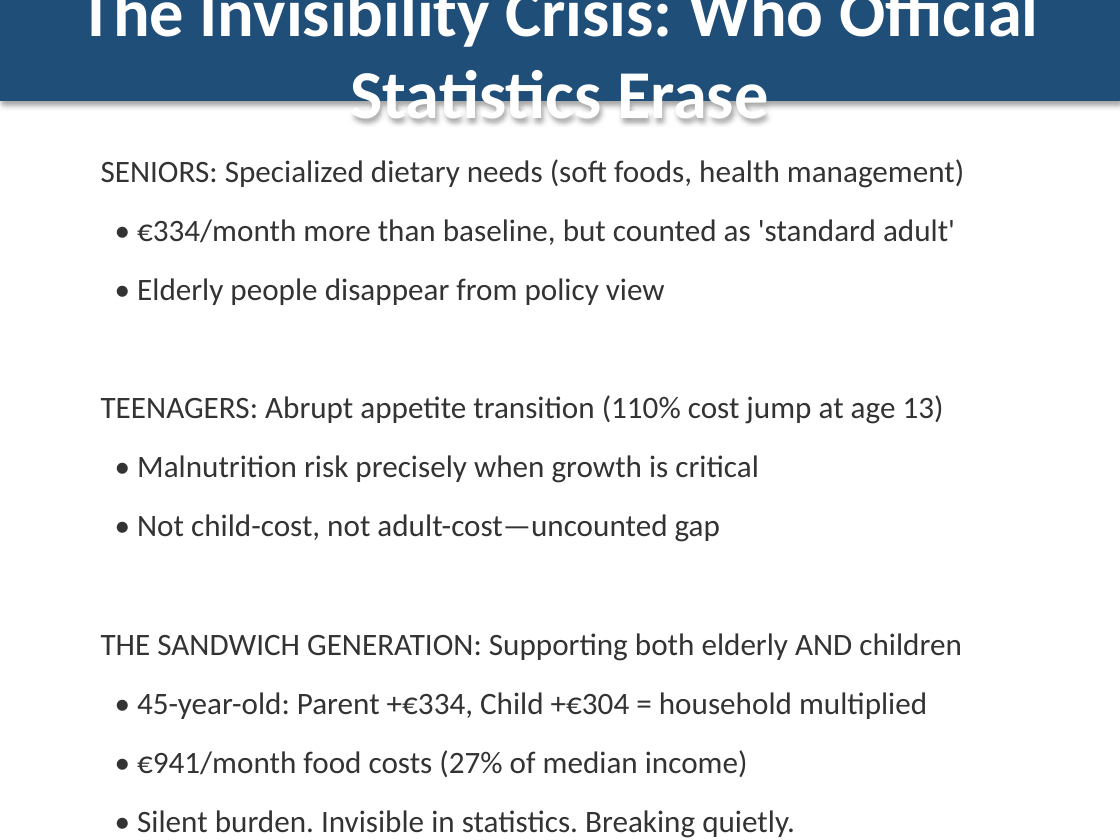
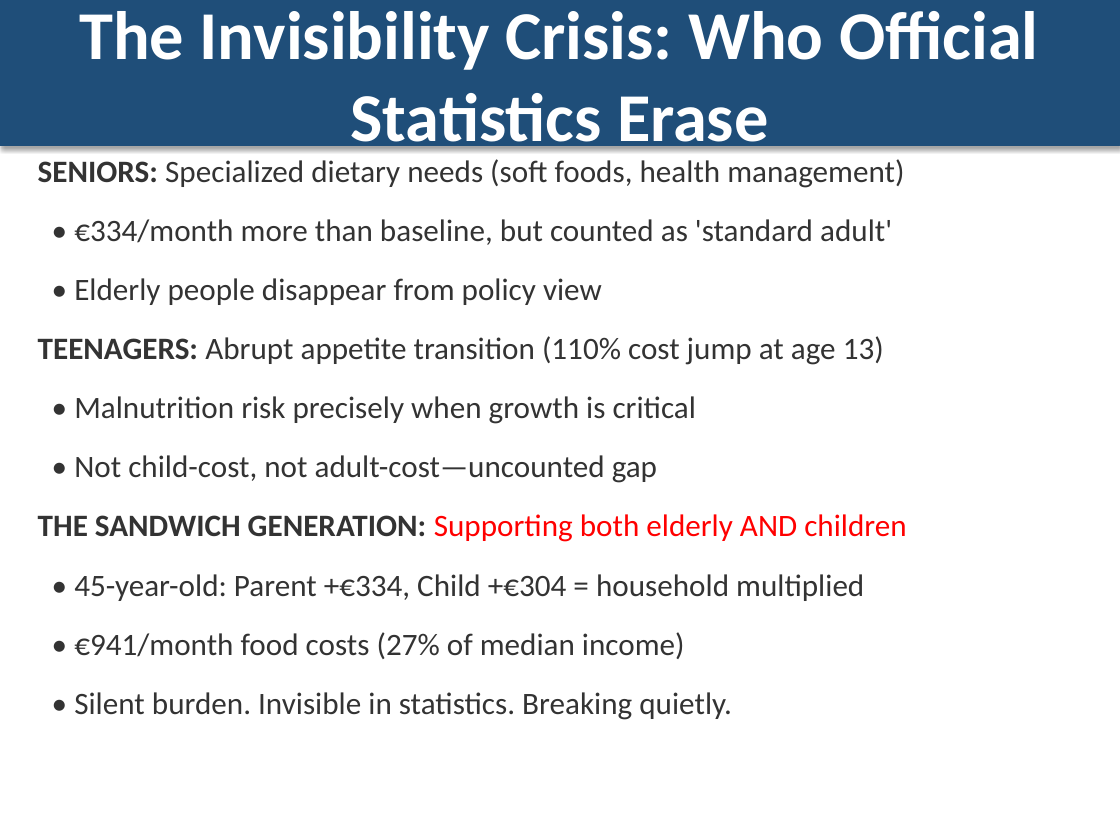
Before and after one commit to horaciofonseca-dev/snipping-prices-tool, a slide deck: slide 17 of CAPSTONE_DELIVERABLES/Snipper_Tool_Reality_vs_Official_Paris.pptx (slide 18 before the commit). Drawn at 1120x840 pixels with LibreOffice and Linux fonts; fonts in the diff are those of the drawing. Boxes give left, top, right and bottom in pixels: in the first picture for what was removed or moved away, otherwise in the second. Text is boxed around its words. In the diff, an @@ line names an element or a change of style, - is before the commit and + after.

```diff
--- a/CAPSTONE_DELIVERABLES/Snipper_Tool_Reality_vs_Official_Paris.pptx
+++ b/CAPSTONE_DELIVERABLES/Snipper_Tool_Reality_vs_Official_Paris.pptx
@@ rectangle "The Invisibility Crisis: Who Official ...": place and size @@
-rectangle "The Invisibility Crisis: Who Official ..." at (0,0,1120,101)
+rectangle "The Invisibility Crisis: Who Official ..." at (0,0,1120,146)
@@ text "SENIORS: Specialized dietary needs (soft ...": place and size @@
-text "SENIORS: Specialized dietary needs (soft ..." at (101,159,964,777)
+text "SENIORS: Specialized dietary needs (soft ..." at (38,159,906,720)
@@ text at (38,159,906,542): bold on in "SENIORS:", "TEENAGERS:", "THE SANDWICH GENERATION:"; text colour #333333 to #FF0000 in "Supporting both elderly AND children" @@
```
Also in this commit, not shown: 18 other slides changed, 5 slides removed, 24 other files.
